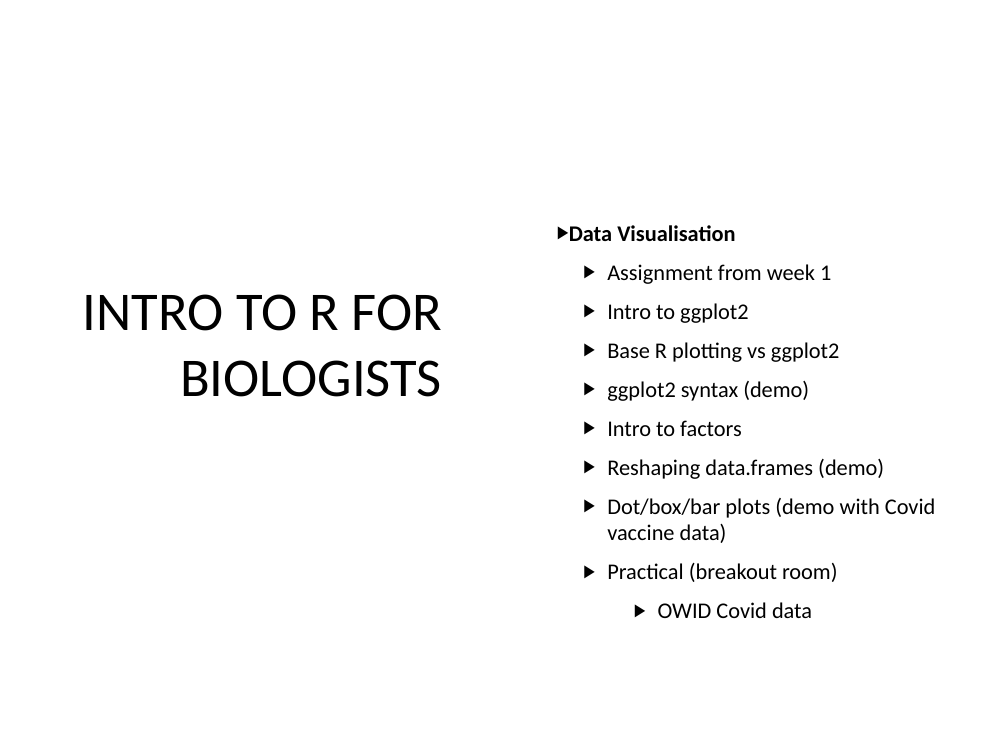
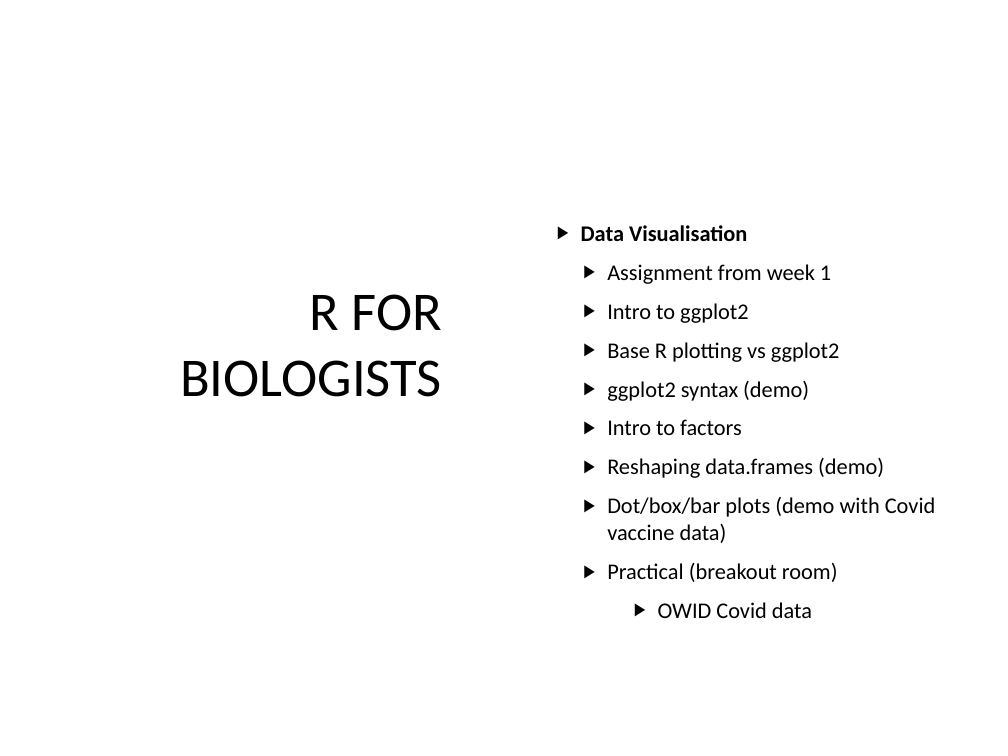
Before and after one commit to sraorao/data_analysis_visualisation_R_HT2022, a slide deck: slide 2 of powerpoint files/Session2.pptx. Drawn at 1008x756 pixels with LibreOffice and Linux fonts; fonts in the diff are those of the drawing. Boxes give left, top, right and bottom in pixels: in the first picture for what was removed or moved away, otherwise in the second. Text is boxed around its words. In the diff, an @@ line names an element or a change of style, - is before the commit and + after.

```diff
--- a/powerpoint files/Session2.pptx
+++ b/powerpoint files/Session2.pptx
@@ text at (581, 225, 936, 582): indent changed @@
@@ text at (180, 294, 442, 397): text changed @@
-INTRO TO R FOR BIOLOGISTS
+R FOR BIOLOGISTS
```
Also in this commit, not shown: 7 other slides changed, 2 other files.
